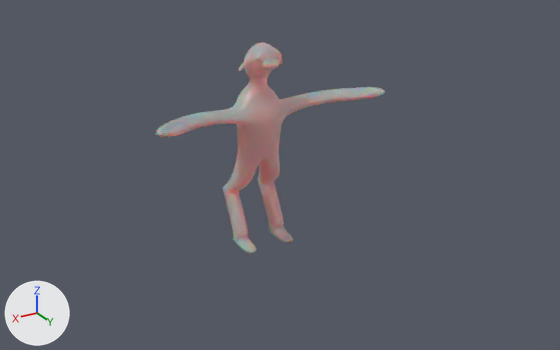
One commit to the Blender file creatures.blend: the scene before it, then after it.
Rendered twice from a camera (50 mm lens) standing at (15.1, 26.9, 16.2) and looking at (-2.6, -2.6, 1.5). Lighting does not change. The marker at lower left points along +X, +Y and +Z. The first picture is the older version.

The first picture shows 'Skin.001'.
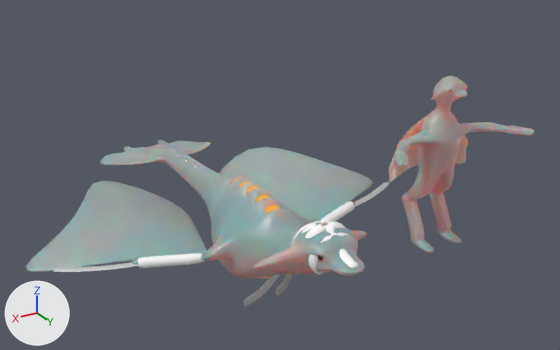
Location of each change, [x1, y1, x2, y2] in pixels of the pictures (560 x 350 px):
```json
{"object": "Skin", "change": "shown", "after": [25, 140, 373, 279]}
{"object": "Skin.001", "change": "reshaped, moved", "before": [156, 43, 385, 253], "after": [389, 76, 535, 252], "on screen": "36% narrower, 16% shorter"}
{"object": "Skeleton", "change": "shown", "after": [137, 155, 358, 275], "on screen": "mostly hidden"}
{"object": "Blades", "change": "shown", "after": [53, 182, 389, 306]}
{"object": "Airsacks", "change": "shown", "after": [232, 178, 280, 278]}
{"part": 1, "of": "me_cube_002", "change": "reshaped", "before": [156, 87, 385, 137], "after": [389, 117, 535, 182]}
```

Edits to the scene script, one JSON object a line:
```json
{"block": "me_cube_002", "where": "# used by ob_skin_001; location = (0.0, 0.0, 0.0)"}
{"op": "remove", "block": "me_cube_002", "code": "me_cube_002.from_pydata(...)  # 168 vertices, 155 faces; spans x 0.0..5.67, y -1.41..2.54, z -0.08..9.18"}
{"op": "add", "block": "me_cube_002", "code": "me_cube_002.from_pydata(...)  # 219 vertices, 205 faces; spans x 0.0..4.35, y -1.41..2.47, z -0.08..9.18"}
{"block": "me_cube_002", "change": "me_cube_002 part 1"}
{"block": "me_cube_002", "change": "4 vertices are removed from x 4.97..5.67, y 1.59..2.54, z 6.22..6.69"}
{"block": "me_cube_002", "change": "11 faces are deleted"}
{"block": "me_cube_002", "change": "16 vertices move from x 2.07..3.76, y -0.43..1.15, z 5.8..6.47 to x 1.54..3.27, y -0.23..0.76, z 5.54..6.14"}
{"block": "me_cube_002", "change": "55 vertices are added at x 0.58..4.35, y -1.16..2.47, z 3.34..6.78"}
{"block": "me_cube_002", "change": "61 new faces join them"}
{"op": "remove", "block": "ob_skeleton", "code": "ob_skeleton.hide_set(True)  # its collection is switched off"}
{"op": "remove", "block": "ob_skin", "code": "ob_skin.hide_set(True)  # its collection is switched off"}
{"op": "remove", "block": "ob_airsacks", "code": "ob_airsacks.hide_set(True)  # its collection is switched off"}
{"op": "remove", "block": "ob_blades", "code": "ob_blades.hide_set(True)  # its collection is switched off"}
{"op": "set", "path": "ob_skin_001.location", "old": "(0.0, 0.0, 0.0)", "new": "(-10.31, 0.0, -2.89)"}
```
